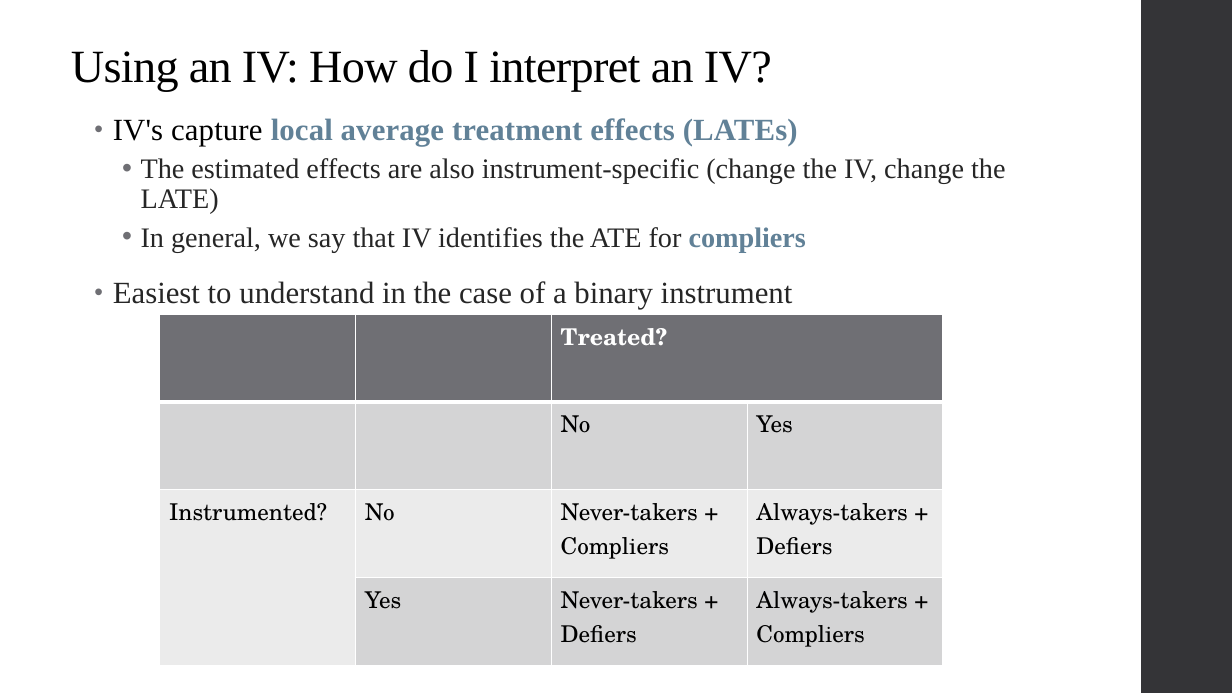
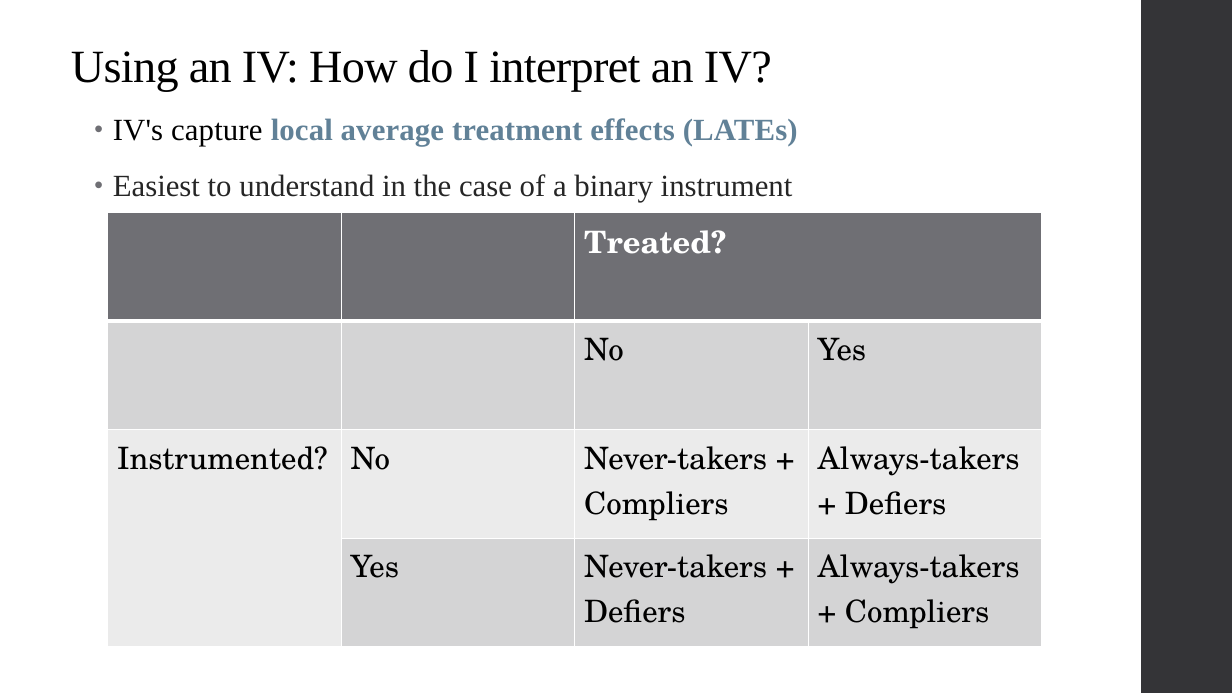
Before and after one commit to qiufei/fork-HAD5744, a slide deck: slide 51 of Lecture06_IV/Lecture6_IVEstimation_2022F.pptx (slide 43 before the commit). Drawn at 1232x693 pixels with LibreOffice and Linux fonts; fonts in the diff are those of the drawing. Boxes give left, top, right and bottom in pixels: in the first picture for what was removed or moved away, otherwise in the second. Text is boxed around its words. In the diff, an @@ line names an element or a change of style, - is before the commit and + after.

```diff
--- a/Lecture06_IV/Lecture6_IVEstimation_2022F.pptx
+++ b/Lecture06_IV/Lecture6_IVEstimation_2022F.pptx
@@ text at [141, 158, 1005, 252]: paragraphs removed @@
-  • The estimated effects are also instrument-specific (change the IV, change the LATE)
-  • In general, we say that IV identifies the ATE for compliers
@@ table at [108, 213, 1043, 647] @@
@@ size 18 to 24 pt @@
@@ table: place and size @@
-table at [160, 314, 944, 665]
+table at [108, 213, 1043, 647]
```
Also in this commit, not shown: 17 other slides changed, 11 slides added, 3 slides removed, 10 other files.
